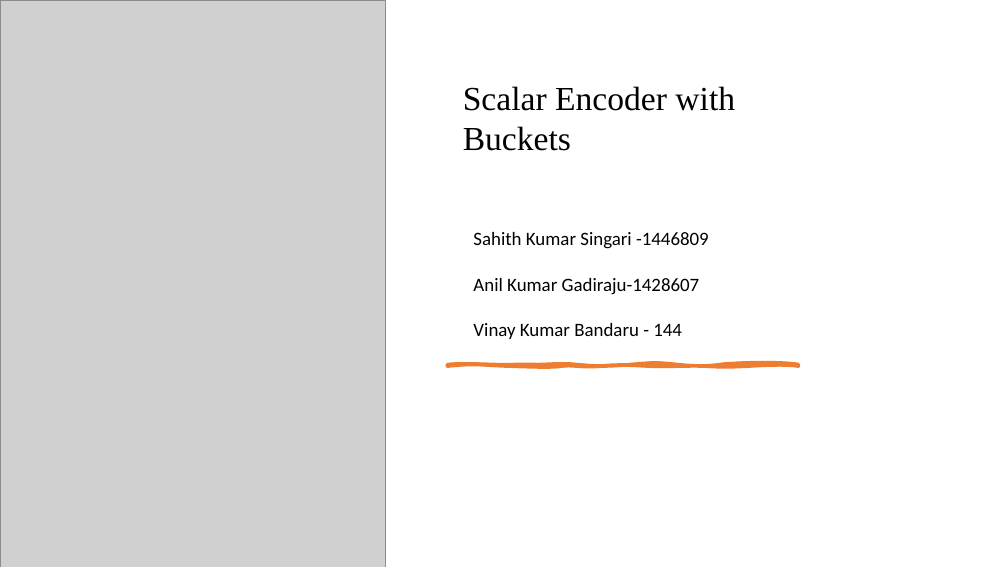
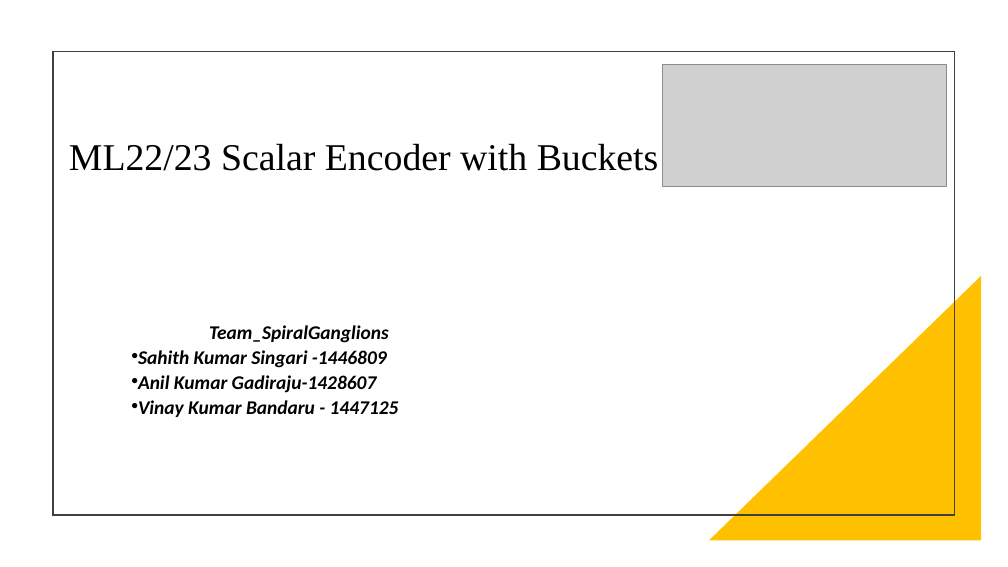
Before and after one commit to sahithkumar1999/neocortexapi, a slide deck: slide 1 of source/NeoCortexApi/Documents/Group Presentation[ScalarEncoder with Buckets].pptx. Drawn at 1008x567 pixels with LibreOffice and Linux fonts; fonts in the diff are those of the drawing; grey boxes stand for pictures. Boxes give left, top, right and bottom in pixels: in the first picture for what was removed or moved away, otherwise in the second. Text is boxed around its words. In the diff, an @@ line names an element or a change of style, - is before the commit and + after.

```diff
--- a/source/NeoCortexApi/Documents/Group Presentation[ScalarEncoder with Buckets].pptx
+++ b/source/NeoCortexApi/Documents/Group Presentation[ScalarEncoder with Buckets].pptx
@@ picture removed at [0, 0, 385, 567] @@
@@ rectangle added at [53, 51, 955, 515], outline #404040 1.5 pt @@
@@ picture added at [662, 64, 947, 187] @@
@@ title "ML22/23 Scalar Encoder with Buckets" at [69, 143, 659, 171]: vertical alignment top to middle @@
@@ title at [69, 143, 659, 171]: text changed; size 32 to 36 pt @@
-Scalar Encoder with Buckets
+ML22/23 Scalar Encoder with Buckets
@@ right triangle added at [709, 276, 982, 541], fill #FFC000 @@
@@ text "Team_SpiralGanglions": place and size @@
-text "Team_SpiralGanglions" at [473, 232, 709, 339]
+text "Team_SpiralGanglions" at [138, 325, 399, 417]
@@ text at [209, 325, 389, 343]: paragraph added @@
+Team_SpiralGanglions
@@ text at [138, 350, 387, 393]: size 18 to 18.5 pt, bold on, italic on in "Sahith Kumar Singari -1446809", "Anil Kumar Gadiraju-1428607"; bullet none to •; line spacing 1 to 0.8; more space between paragraphs @@
@@ freeform shape removed at [448, 364, 799, 366] @@
@@ text at [138, 400, 399, 417]: text changed; size 18 to 18.5 pt; bold on; italic on @@
-Vinay Kumar Bandaru - 144
+• Vinay Kumar Bandaru - 1447125
```
Also in this commit, not shown: 7 other slides changed, 5 slides added, 1 slide removed.
